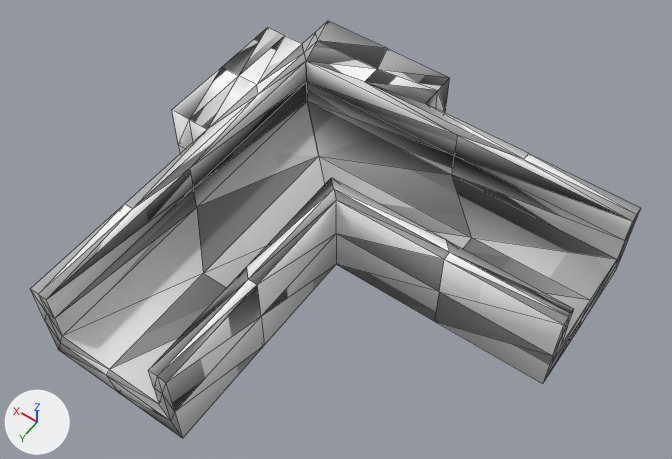
Renders of the glTF model resources/shape-9.glb from each side of a commit.
Camera for both pictures: a 50 mm camera at (-0.641, 0.848, 1.19) aimed at (-0.13, 0.132, 0.065). Arrows for +X, +Y and +Z are at lower left; the lights stay in place. Mesh edges are drawn as thin lines. Vertices at the same position are counted once.

In view in the first picture: 'defaultobject'.
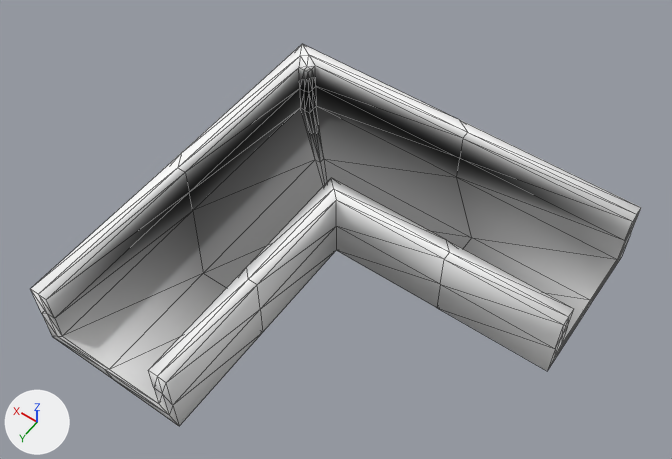
What differs and where, as boxes (x1, y1, x2, y2) in the pictures (672 x 459 px):
```json
{"object": "defaultobject", "change": "reshaped", "before": [31, 21, 641, 438], "after": [31, 44, 641, 426], "on screen": "8% shorter"}
{"part": 1, "of": "me_defaultobject", "change": "cut back", "before": [49, 21, 630, 345], "after": [33, 44, 635, 332]}
{"part": 2, "of": "me_defaultobject", "change": "surface changed", "before": [31, 106, 641, 426], "after": [31, 106, 641, 426]}
{"part": 3, "of": "me_defaultobject", "change": "recoloured", "before": [38, 107, 637, 405], "after": [38, 107, 637, 405]}
```

Scene script edits in JSON lines:
```json
{"block": "me_defaultobject", "where": "# used by ob_defaultobject; location = (0.0, 0.0, 0.0)"}
{"op": "remove", "block": "me_defaultobject", "code": "me_defaultobject.from_pydata(...)  # 154 vertices, 304 faces; spans x -0.5..0.2, y -0.2..0.5, z -0.038..0.125"}
{"op": "add", "block": "me_defaultobject", "code": "me_defaultobject.from_pydata(...)  # 106 vertices, 208 faces; spans x -0.5..0.125, y -0.125..0.5, z 0.0..0.125"}
{"block": "me_defaultobject", "change": "me_defaultobject part 1"}
{"block": "me_defaultobject", "change": "62 vertices are removed from x -0.312..0.2, y -0.2..0.312, z -0.038..0.125"}
{"block": "me_defaultobject", "change": "154 faces are deleted"}
{"block": "me_defaultobject", "change": "10 vertices in x -0.5..0.125, y -0.125..0.5, z -0.038 move by (0.0, 0.0, 0.038)"}
{"block": "me_defaultobject", "change": "7 vertices in x -0.5..0.125, y -0.125..0.5, z 0.044 move by (0.0, 0.0, 0.018)"}
{"block": "me_defaultobject", "change": "6 vertices in x -0.5..0.109, y -0.109..0.5, z -0.003 move by (0.0, 0.0, 0.019)"}
{"block": "me_defaultobject", "change": "3 vertices in x 0.094, y -0.094, z 0.031..0.125 move by (-0.01, 0.02, 0.0)"}
{"block": "me_defaultobject", "change": "3 vertices in x 0.094, y -0.094, z 0.031..0.125 move by (-0.02, 0.01, 0.0)"}
{"block": "me_defaultobject", "change": "3 vertices in x 0.094, y -0.094, z 0.031..0.125 move by (-0.02, 0.02, 0.0)"}
{"block": "me_defaultobject", "change": "16 vertices move from x -0.312..0.125, y -0.125..0.312, z -0.038..0.125 to x -0.213..0.125, y -0.125..0.213, z 0.0..0.125"}
{"block": "me_defaultobject", "change": "14 vertices are added at x -0.188..0.125, y -0.125..0.188, z 0.0..0.125"}
{"block": "me_defaultobject", "change": "58 new faces join them"}
{"block": "me_defaultobject", "change": "me_defaultobject part 2: 150 kept faces spanning x -0.5..0.125, y -0.125..0.5, z 0.0..0.125 get new texture (UV) coordinates"}
{"block": "me_defaultobject", "change": "me_defaultobject part 3: 80 kept faces spanning x -0.5..0.109, y -0.109..0.5, z 0.0..0.125 get new vertex colours"}
```
